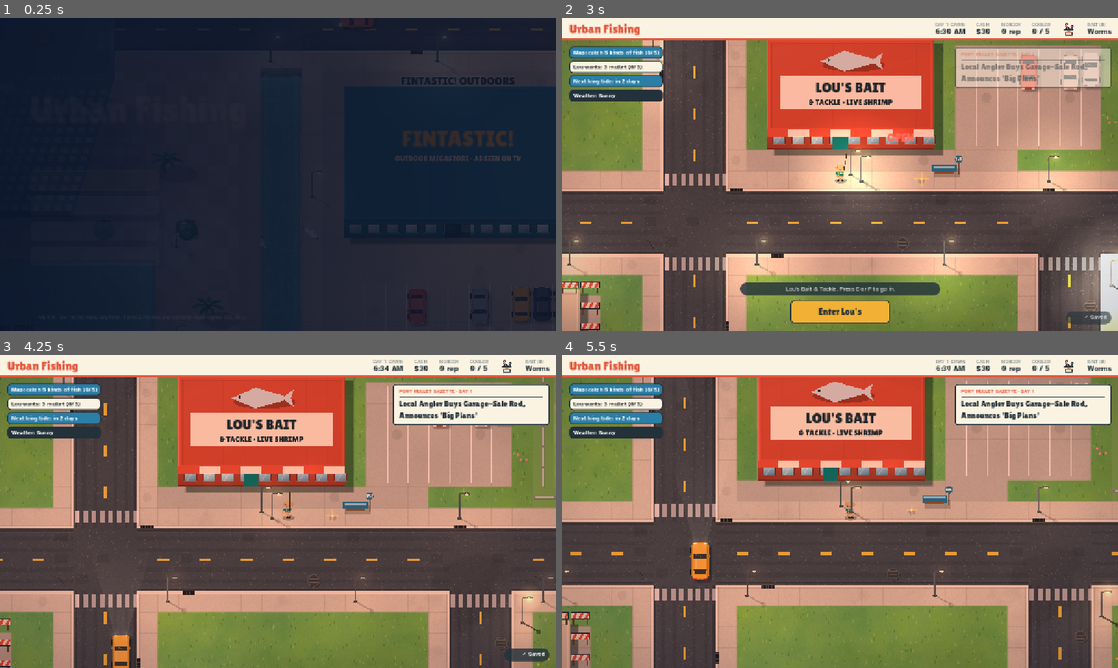
Above: before the commit, frames 1-4 (two rows, left to right).
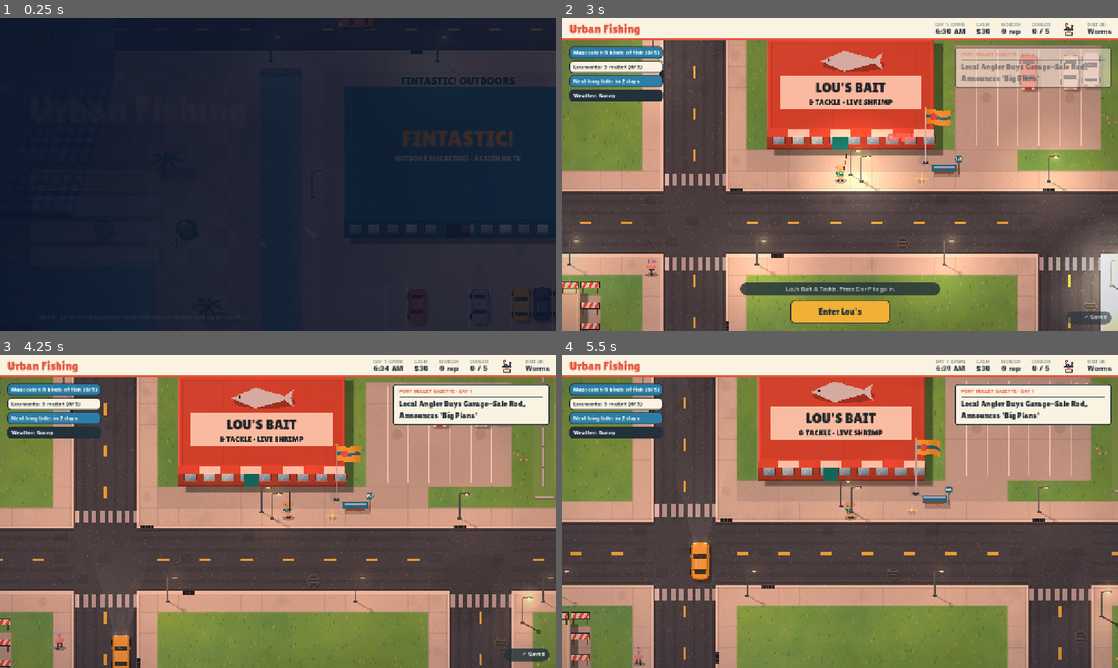
Above: after the commit, the same moments.

Repository: Paulrizzoli/urban-fishing
Game: Godot game, scene res://scenes/main.tscn
Two runs of this game, one before a commit and one after it. Both use one fixed random seed, a clock stepped at 60 frames per second and the inputs below.
Inputs (mouse positions are in pixels of both pictures, inside the frame that each line leads up to):
- Up to frame 1 (0.25 s): no input
- Up to frame 2 (3 s): click "New game" at 0.5 s; click "Enter Lou's" at 1.25 s; click "Enter Lou's" at 2 s; click "Go fishing" at 2.75 s
- Up to frame 3 (4.25 s): tap E at 3.5 s; move the mouse to (400, 495) at 3.52 s; hold Right from 3.53 s (still down); tap M at 3.6 s; click (400, 495) at 3.67 s; tap Space at 3.77, 4.07 s
- Up to frame 4 (5.5 s): release Right at 4.25 s; drag from (728, 527) to (812, 574) at 4.27 s; move the mouse to (895, 442) at 5.02 s; hold Right from 5.03 s (still down); tap E at 5.1 s

The runs differ from the first frame. In frame 2, 0.3% of the frame differs, in the area x 15-70%, y 28-83%; in frame 3, 0.3%; in frame 4, 0.3%, in the area x 12-68%, y 26-100%.

Commit message:
Town life: people walking, trees in the wind, flags and fountains (v0.9.16)
Co-Authored-By: Claude Opus 5.5 <noreply@anthropic.com>
Claude-Session: https://claude.ai/code/session_01RiRsEGZQxzVwdPRgfJh3D8

Diff:
--- a/godot/project.godot
+++ b/godot/project.godot
@@ -5,7 +5,7 @@
 
 config/name="Urban Fishing"
 config/description="A Florida fishing-and-sneaking game set in Port Mullet."
-config/version="0.9.15"
+config/version="0.9.16"
 config/icon="res://icon.png"
 config/windows_native_icon="res://icon.ico"
 run/main_scene="res://scenes/main.tscn"
--- a/godot/scripts/art.gd
+++ b/godot/scripts/art.gd
@@ -465,12 +465,19 @@
 static func tree(ci: CanvasItem, x: int, y: int, t: float) -> void:
 	var h := Town.hash2(x, y)
 	if (y < 33 and h < 0.5) or (Town.zone[Town.idx(x, y)] == 1 and h < 0.35):
+		# a leafy tree: the crown leans and its clumps rustle with the wind
+		var wd := TownLife.wind()
+		var lean := Vector2(sin(t * 0.8 + x * 0.6 + y) * 0.025 * wd + (wd - 1.0) * 0.04, 0)
 		ellipse(ci, Vector2(x + 0.9, y + 0.9), 1.0, 0.55, Color(0.08, 0.16, 0.08, 0.25))
-		ci.draw_circle(Vector2(x + 0.5, y + 0.45), 0.78, Color("#2c6a30"))
-		for p in [[0.25, 0.25, 0.48], [0.82, 0.32, 0.42], [0.5, 0.72, 0.45]]: ci.draw_circle(Vector2(x + p[0], y + p[1]), p[2], Color("#3b8a3f"))
-		ci.draw_circle(Vector2(x + 0.12, y + 0.1), 0.22, Color("#5aa95a")); ci.draw_circle(Vector2(x + 0.6, y + 0.05), 0.18, Color("#5aa95a"))
+		ci.draw_circle(Vector2(x + 0.5, y + 0.45) + lean * 0.6, 0.78, Color("#2c6a30"))
+		var i := 0
+		for p in [[0.25, 0.25, 0.48], [0.82, 0.32, 0.42], [0.5, 0.72, 0.45]]:
+			var rs := Vector2(sin(t * 2.3 * wd + i * 2.1 + x), cos(t * 1.9 * wd + i + y)) * 0.012 * wd
+			ci.draw_circle(Vector2(x + p[0], y + p[1]) + lean + rs, p[2], Color("#3b8a3f")); i += 1
+		ci.draw_circle(Vector2(x + 0.12, y + 0.1) + lean * 1.3, 0.22, Color("#5aa95a")); ci.draw_circle(Vector2(x + 0.6, y + 0.05) + lean * 1.3, 0.18, Color("#5aa95a"))
 		return
-	var sway := sin(t * 1.1 + x * 0.7 + y) * 0.05
+	var wnd := TownLife.wind()
+	var sway := sin(t * 1.1 * (0.8 + wnd * 0.2) + x * 0.7 + y) * 0.05 * wnd + (wnd - 1.0) * 0.06
 	var c := Vector2(x + 0.55 + sway, y + 0.2)
 	ellipse(ci, Vector2(x + 1.1, y + 0.95), 0.95, 0.4, Color(0.08, 0.16, 0.08, 0.22))
 	var trunk := PackedVector2Array()
@@ -481,7 +488,7 @@
 	for k in range(1, 4): ci.draw_line(Vector2(x + 0.37, y + 0.95 - k * 0.2), Vector2(x + 0.52, y + 0.93 - k * 0.2), Color(0.24, 0.16, 0.08, 0.5), 0.03)
 	var a0 := h * TAU
 	for i in 7:
-		var a := a0 + i * TAU / 7 + sin(t * 1.4 + i + x) * 0.04
+		var a := a0 + i * TAU / 7 + sin(t * 1.4 * (0.8 + wnd * 0.2) + i + x) * 0.04 * wnd
 		var L := 0.78 + Town.hash2(i, x + y) * 0.15
 		var tip := c + Vector2(cos(a) * L, sin(a) * L * 0.62 + 0.1)
 		var perp := Vector2(-sin(a), cos(a)) * 0.17
--- a/godot/scripts/main.gd
+++ b/godot/scripts/main.gd
@@ -41,6 +41,10 @@
 var ground_mat: ShaderMaterial
 var water_fx: WaterFx
 var traffic: Traffic
+var town_life: TownLife
+## Flagpoles outside City Hall, the marina, the golf club and Lou's, and the fountains in the plaza pool and Bayfront Park pond.
+const FLAGS := [[Vector2(9.4, 146.7), "town"], [Vector2(85.0, 145.7), "marina"], [Vector2(65.0, 30.8), "golf"], [Vector2(52.6, 32.6), "shop"]]
+const FOUNTAINS := [[Vector2(60.5, 130.7), 1.0], [Vector2(30.5, 127.6), 0.7]]
 var glow_tex: GradientTexture2D
 var open_lamps: Array = []    # street lamps whose glow isn't hidden behind a tower
 var ach_t := 0.0
@@ -202,6 +206,18 @@
 	traffic.player = player
 	add_child(traffic)
 	traffic.setup(ents)
+	town_life = TownLife.new()
+	town_life.player = player
+	add_child(town_life)
+	town_life.setup(ents)
+	for fl in FLAGS:
+		var fp: Vector2 = fl[0]
+		var fs: String = fl[1]
+		ents.add_child(Drawer.make(func(ci): TownLife.flag(ci, fp, fs, Time.get_ticks_msec() / 1000.0 + fp.x), fp.y, true))
+	for fo in FOUNTAINS:
+		var fop: Vector2 = fo[0]
+		var fob: float = fo[1]
+		ents.add_child(Drawer.make(func(ci): TownLife.fountain(ci, fop, Time.get_ticks_msec() / 1000.0 + fop.x, fob), fop.y + 0.1, true))
 	var overlay := Drawer.make(guards.draw_overlay, 0, true)
 	overlay.z_index = 7
 	world.add_child(overlay)
--- /dev/null
+++ b/godot/scripts/town_life.gd
@@ -0,0 +1,273 @@
+class_name TownLife
+extends Node
+## People out walking on the sidewalks and park paths (some with a dog, umbrellas up when it rains),
+## flags on poles outside a few buildings, and the fountains. Wind (from the weather) makes the
+## trees and flags move more on a stormy day.
+
+const COUNT := 44
+const SHIRTS := ["#e2583e", "#2b7ea6", "#f2b134", "#5bb5a9", "#f4efe4", "#7a3b3b", "#9fd3c7", "#c9b6e4", "#3d4a52", "#f3a6a0", "#6d9a4a", "#e98a7b"]
+const UMBRELLAS := ["#e2583e", "#2b7ea6", "#f2b134", "#22313a", "#5bb5a9", "#c9b6e4"]
+
+var player: Player
+var holder: Node2D
+var walkers: Array = []
+
+## 1 on a calm day, up to about 3 in a storm.
+static func wind() -> float:
+	var wx: Dictionary = Game.wx
+	if wx.is_empty(): return 1.0
+	return 1.0 + float(wx.get("cloud", 0.0)) * 0.4 + float(wx.get("rain", 0.0)) * 1.2 + (0.8 if wx.get("storm", false) else 0.0)
+
+static func _walkable(c: Vector2i) -> bool:
+	var t := Town.t_at(c.x, c.y)
+	return t == Town.T.WALK or t == Town.T.PATH
+
+class Walker extends Node2D:
+	var cell := Vector2i.ZERO
+	var next := Vector2i.ZERO
+	var d := Vector2i(1, 0)
+	var face := 0.0
+	var speed := 1.3
+	var phase := 0.0
+	var moving := true
+	var pause := 0.0
+	var wait := 0.0
+	var look := {}
+	var dog := false
+	var dog_col := Color.WHITE
+	var umb := Color.WHITE
+	var owl := 0.0              # how likely they're still out late at night
+	var fade := 1.0
+	var rain_k := 0.0
+
+	func _process(_dt: float) -> void: queue_redraw()
+
+	func _draw() -> void:
+		modulate.a = fade
+		var fw := Vector2.from_angle(face)
+		if dog:
+			var dp := -fw * 0.75 + Vector2(-fw.y, fw.x) * 0.25 + Vector2(0, 0.15)
+			draw_line(Vector2(0.12, -0.25), dp + fw * 0.12 + Vector2(0, -0.08), Color(0.2, 0.15, 0.1, 0.6), 0.02)
+			TownLife.draw_dog(self, dp, face, dog_col, phase, moving)
+		Art.character(self, Vector2.ZERO, face, look, phase, moving)
+		if rain_k > 0.01:
+			# an umbrella over their head
+			var top := Vector2(0.05, -0.8)
+			draw_line(Vector2(0.16, -0.12), top, Color("#3a3a3a"), 0.025)
+			var c := Color(umb, rain_k)
+			Art.ellipse(self, top + Vector2(0.15, 0.95), 0.4, 0.14, Color(0, 0, 0, 0.12 * rain_k))
+			Art.ellipse(self, top, 0.46, 0.22, Art.shade(c, -0.15))
+			Art.ellipse(self, top + Vector2(0, -0.03), 0.42, 0.18, c)
+			for k in 4:
+				var a := k * PI / 4
+				draw_line(top + Vector2(cos(a), sin(a) * 0.45) * 0.42, top - Vector2(cos(a), sin(a) * 0.45) * 0.42, Color(0, 0, 0, 0.12 * rain_k), 0.015)
+
+## A small dog trotting along: body, head, ears and a wagging tail.
+static func draw_dog(ci: CanvasItem, p: Vector2, face: float, col: Color, phase: float, moving: bool) -> void:
+	var fw := Vector2(cos(face), sin(face) * 0.55)
+	Art.ellipse(ci, p + Vector2(0.02, 0.12), 0.2, 0.07, Color(0, 0, 0, 0.25))
+	for i in 4:
+		var lx := (-0.1 if i < 2 else 0.1)
+		var sw := sin(phase * 1.4 + i * PI) * 0.04 if moving else 0.0
+		var top := p + fw * (lx + sw * 0.0) + Vector2((i % 2) * 0.06 - 0.03, 0.0)
+		ci.draw_line(top, top + fw * sw + Vector2(0, 0.12), Art.shade(col, -0.25), 0.04)
+	Art.ellipse(ci, p, 0.17, 0.08, col)
+	var head := p + fw * 0.17 + Vector2(0, -0.07)
+	ci.draw_circle(head, 0.07, col)
+	ci.draw_circle(head + fw * 0.05 + Vector2(0, 0.02), 0.035, Art.shade(col, -0.1))
+	ci.draw_circle(head + Vector2(-0.04, -0.05), 0.03, Art.shade(col, -0.3))
+	ci.draw_circle(head + Vector2(0.04, -0.05), 0.03, Art.shade(col, -0.3))
+	var tail := p - fw * 0.16 + Vector2(0, -0.03)
+	ci.draw_line(tail, tail - fw * 0.08 + Vector2(sin(phase * 2.5) * 0.04, -0.08), col, 0.03)
+
+func setup(ents: Node2D) -> void:
+	holder = ents
+	for i in COUNT:
+		var w := Walker.new()
+		w.look = {
+			"shirt": Color(SHIRTS.pick_random()),
+			"pants": [Color("#4a5a6a"), Color("#c9b48a"), Color("#3d5a73"), Color("#6b5a48"), Color("#22313a")].pick_random(),
+			"skin": Color(Art.SKINS.pick_random()), "hair": Color(Art.HAIRS.pick_random()),
+			"hat": Color(SHIRTS.pick_random()) if randf() < 0.25 else Color(0, 0, 0, 0), "hat_kind": "cap" }
+		w.speed = randf_range(1.0, 1.5)
+		w.dog = randf() < 0.15
+		w.dog_col = [Color("#c9a574"), Color("#3a2a1e"), Color("#f4efe4"), Color("#8a5a35")].pick_random()
+		w.umb = Color(UMBRELLAS.pick_random())
+		w.owl = randf()
+		holder.add_child(w)
+		walkers.append(w)
+		_place(w, false)
+
+## Put someone on a random bit of sidewalk or path, off screen unless anywhere is fine.
+func _place(w: Walker, hidden := true) -> void:
+	var view := _view().grow(2)
+	for tries in 300:
+		var c := Vector2i(randi_range(1, Town.MW - 2), randi_range(1, Town.MH - 2))
+		if not _walkable(c): continue
+		var p := Vector2(c) + Vector2(0.5, 0.5)
+		if hidden and view.has_point(p): continue
+		if player != null and player.position.distance_to(p) < 3.0: continue
+		var opts := _exits(c, Vector2i.ZERO)
+		if opts.is_empty(): continue
+		w.cell = c
+		w.d = opts.pick_random()
+		w.next = c + w.d
+		w.position = p + _side(w.d)
+		w.face = Vector2(w.d).angle()
+		return
+
+static func _side(d: Vector2i) -> Vector2:
+	# keep to the right, so people walking opposite ways pass each other
+	return Vector2(-d.y, d.x) * 0.2
+
+static func _exits(c: Vector2i, from: Vector2i) -> Array:
+	var out := []
+	for d in [Vector2i(1, 0), Vector2i(-1, 0), Vector2i(0, 1), Vector2i(0, -1)]:
+		if d == -from and from != Vector2i.ZERO: continue
+		if _walkable(c + d): out.append(d)
+	return out
+
+func _view() -> Rect2:
+	var vp := holder.get_viewport()
+	var cam_rect := vp.get_canvas_transform().affine_inverse() * vp.get_visible_rect()
+	return Rect2(cam_rect.position / Game.TS, cam_rect.size / Game.TS)
+
+func _process(dt: float) -> void:
+	dt = minf(dt, 0.05)
+	var dk := Game.darkness() / 0.62
+	var h := Game.hour()
+	var late := h >= 23 or h < 5.5
+	var rain := float(Game.wx.get("rain", 0.0)) if not Game.wx.is_empty() else 0.0
+	for w: Walker in walkers:
+		var out := w.owl < (0.12 if late else 0.45 if dk > 0.5 else 1.0)
+		w.fade = move_toward(w.fade, 1.0 if out else 0.0, dt)
+		w.visible = w.fade > 0.01
+		w.rain_k = move_toward(w.rain_k, 1.0 if rain > 0.12 else 0.0, dt * 2.0)
+		if not w.visible: continue
+		_walk(w, dt)
+
+func _walk(w: Walker, dt: float) -> void:
+	w.face = lerp_angle(w.face, Vector2(w.d).angle(), minf(1.0, dt * 10.0))
+	if w.pause > 0:
+		w.pause -= dt
+		w.moving = false
+		return
+	# don't walk into you
+	if player != null:
+		var rel := player.position - w.position
+		if rel.dot(Vector2(w.d)) > 0 and rel.length() < 0.8:
+			w.moving = false
+			w.wait += dt
+			if w.wait > 1.2:
+				w.wait = 0.0
+				w.d = -w.d
+				var back := w.cell
+				w.cell = w.next; w.next = back
+			return
+	w.wait = 0.0
+	w.moving = true
+	w.phase += dt * 7.5 * w.speed
+	var goal := Vector2(w.next) + Vector2(0.5, 0.5) + _side(w.d)
+	var step := w.speed * (0.85 if w.rain_k > 0.5 else 1.0) * dt
+	var to := goal - w.position
+	if to.length() > step:
+		w.position += to.normalized() * step
+		return
+	w.position = goal
+	w.cell = w.next
+	if randf() < 0.03: w.pause = randf_range(1.0, 3.0)
+	var opts := _exits(w.cell, w.d)
+	if opts.is_empty():
+		w.d = -w.d
+	elif w.d in opts and randf() < 0.75:
+		pass
+	else:
+		w.d = opts.pick_random()
+	w.next = w.cell + w.d
+
+# ---------- flags and fountains ----------
+
+## A flag on a pole: p is the foot of the pole. style picks the design.
+static func flag(ci: CanvasItem, p: Vector2, style: String, t: float) -> void:
+	var top := p + Vector2(0, -2.6)
+	Art.ellipse(ci, p + Vector2(0, 0.02), 0.14, 0.07, Color("#3d4a52"))
+	ci.draw_line(p + Vector2(0.04, 0.02), p + Vector2(1.2, 0.65), Color(0, 0, 0, 0.15), 0.06)
+	ci.draw_line(p, top, Color("#b8c1c6"), 0.06)
+	ci.draw_line(p + Vector2(-0.015, 0), top + Vector2(-0.015, 0), Color(1, 1, 1, 0.4), 0.02)
+	ci.draw_circle(top, 0.06, Color("#f2b134"))
+	var w := wind()
+	var cols: Array = { "town": [Color("#2b7ea6"), Color("#f4efe4"), Color("#f2b134")],
+		"marina": [Color("#f4efe4"), Color("#e2583e"), Color("#2b7ea6")],
+		"golf": [Color("#2f8a3e"), Color("#f4efe4"), Color("#f2b134")],
+		"shop": [Color("#f2b134"), Color("#2b7ea6"), Color("#e2583e")] }[style]
+	var L := 1.15
+	var H := 0.7
+	var n := 10
+	var top_e := PackedVector2Array()
+	var bot_e := PackedVector2Array()
+	for i in n + 1:
+		var f := float(i) / n
+		var wave := sin(t * (3.0 + w) - f * 5.0) * 0.09 * f * w
+		var droop := (1.0 - minf(w, 2.0) / 2.0) * f * f * 0.25
+		top_e.append(top + Vector2(0.03 + f * L * (0.9 + 0.1 / w), 0.04 + wave + droop))
+		bot_e.append(top + Vector2(0.03 + f * L * (0.9 + 0.1 / w) * 0.98, 0.04 + H + wave + droop * 1.4))
+	var body := top_e.duplicate()
+	for i in range(n, -1, -1): body.append(bot_e[i])
+	ci.draw_colored_polygon(body, cols[0])
+	# a stripe across the middle and a badge near the pole, all following the wave
+	var mid := PackedVector2Array()
+	for i in n + 1: mid.append(top_e[i].lerp(bot_e[i], 0.4))
+	for i in range(n, -1, -1): mid.append(top_e[i].lerp(bot_e[i], 0.6))
+	ci.draw_colored_polygon(mid, cols[1])
+	var bc := top_e[3].lerp(bot_e[3], 0.5)
+	ci.draw_circle(bc, 0.17, cols[2])
+	if style == "town":
+		# a little mullet on the town flag
+		Art.ellipse(ci, bc, 0.11, 0.045, cols[0])
+		ci.draw_colored_polygon(PackedVector2Array([bc + Vector2(-0.1, 0), bc + Vector2(-0.16, -0.05), bc + Vector2(-0.16, 0.05)]), cols[0])
+	# shading on the folds
+	for i in n:
+		var k := sin(t * (3.0 + w) - (float(i) / n) * 5.0)
+		if k > 0.3:
+			ci.draw_colored_polygon(PackedVector2Array([top_e[i], top_e[i + 1], bot_e[i + 1], bot_e[i]]), Color(1, 1, 1, 0.1 * k))
+		elif k < -0.3:
+			ci.draw_colored_polygon(PackedVector2Array([top_e[i], top_e[i + 1], bot_e[i + 1], bot_e[i]]), Color(0, 0, 0, 0.1 * -k))
+
+## A fountain jet in a pool: water shoots up from p and falls back in a ring of drops.
+static func fountain(ci: CanvasItem, p: Vector2, t: float, big := 1.0) -> void:
+	var w := wind()
+	var hgt := 2.1 * big
+	var reach := 1.15 * big
+	var drift := (w - 1.0) * 0.3
+	# churned white water where the spray comes down, and rings spreading from it
+	Art.ellipse(ci, p + Vector2(drift, 0.05), reach * 1.05, reach * 0.42, Color(1, 1, 1, 0.22))
+	Art.ellipse(ci, p + Vector2(0, 0.02), 0.32 * big, 0.14 * big, Color(1, 1, 1, 0.55))
+	Art.ellipse(ci, p + Vector2(0, 0.0), 0.14 * big, 0.06 * big, Color("#5d6a70"))
+	for k in 3:
+		var rr := fmod(t * 0.5 + k / 3.0, 1.0)
+		ci.draw_set_transform(p + Vector2(drift, 0.05), 0, Vector2(1, 0.42))
+		ci.draw_arc(Vector2.ZERO, reach * (1.0 + rr * 0.9), 0, TAU, 36, Color(1, 1, 1, 0.4 * (1.0 - rr)), 0.06)
+		ci.draw_set_transform(Vector2.ZERO, 0, Vector2.ONE)
+	# drops arcing up and over, drawn as short streaks so the spray reads as moving water
+	var n := int(70 * big)
+	for i in n:
+		var k := fmod(t * 0.8 + Town.hash2(i, 11) * 5.0, 1.0)
+		var a := float(i) / n * TAU + Town.hash2(i, 7) * 0.4
+		var r := reach * (0.6 + 0.4 * Town.hash2(i, 5))
+		var f := func(kk: float) -> Vector2: return p + Vector2(cos(a), sin(a) * 0.42) * r * kk + Vector2(drift * kk, -hgt * 4.0 * kk * (1.0 - kk) * 0.55 - hgt * 0.45 * (1.0 - kk) * (1.0 - kk))
+		var p1: Vector2 = f.call(k)
+		var p0: Vector2 = f.call(maxf(k - 0.06, 0.0))
+		var dw := (0.06 + 0.03 * Town.hash2(i, 3)) * big
+		ci.draw_line(p0 + Vector2(0, 0.02), p1 + Vector2(0, 0.02), Color(0.3, 0.5, 0.62, 0.35 * (1.0 - k * 0.4)), dw * 1.4)
+		ci.draw_line(p0, p1, Color(0.9, 0.97, 1.0, 0.75 * (1.0 - k * 0.4)), dw)
+	# the central jet
+	var col := PackedVector2Array()
+	for i in 9:
+		var ff := i / 8.0
+		col.append(p + Vector2(sin(t * 7.0 + ff * 6.0) * 0.025 * ff + drift * ff * 0.5, -hgt * ff))
+	ci.draw_polyline(col, Color(0.3, 0.5, 0.62, 0.35), 0.22 * big)
+	ci.draw_polyline(col, Color(0.88, 0.96, 1.0, 0.8), 0.16 * big)
+	ci.draw_polyline(col, Color(1, 1, 1, 0.95), 0.06 * big)
+	for i in 6:
+		var mp := p + Vector2(sin(t * 1.3 + i * 2.0) * 0.35 * big + drift, -hgt * (0.75 + 0.1 * sin(i)) + cos(t + i) * 0.1)
+		ci.draw_circle(mp, 0.28 * big, Color(1, 1, 1, 0.1))
Not shown, changed: godot/export_presets.cfg
Not shown, added: godot/scripts/town_life.gd.uid
Not shown, changed: CHANGELOG.md
